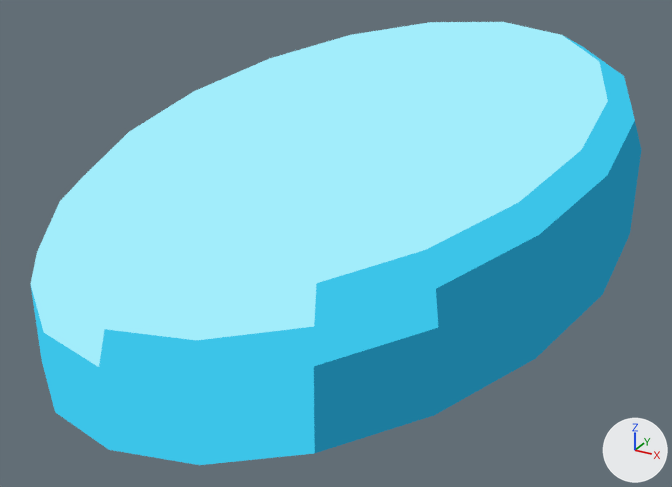
The glTF model Assets/TD2/Screen3D/Kit07/celadon3d/Plate_LatchPad.gltf as it was, and as the next commit left it.
The view is the same before and after, from a 50 mm camera at (0.478, -0.265, 0.472) aimed at (0.145, 0.341, 0.169). The lights are fixed; the arrows at lower right show +X, +Y and +Z. The picture after the commit comes second.

The first picture shows 'Plate_LatchPad_baked'.
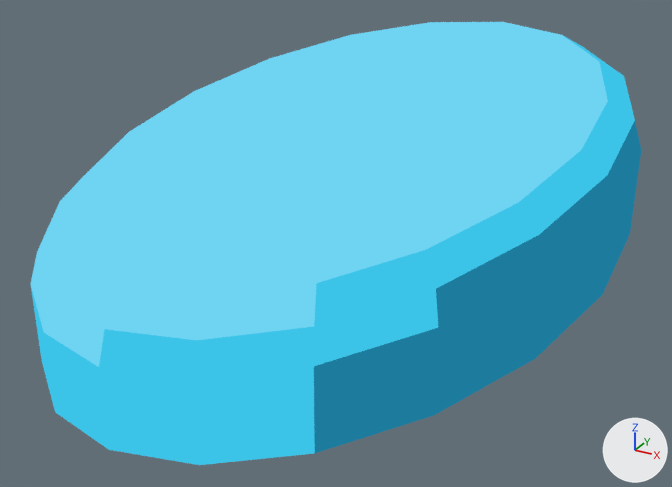
Edits to the bpy script that builds the scene:
```text
Change mat_k07_celadon_link_light:
    where n0 = _N.new('ShaderNodeEmission'); n0.name = 'Emission'
    n0.inputs[0].default_value: (0.361, 0.847, 0.965, 1.0) -> (0.159, 0.651, 0.888, 1.0)  # 'Color', cyan #a2edfb -> 'Color', cyan #6fd3f2
```

What differs and where, as boxes [x1, y1, x2, y2] in the pictures (672 x 487 px):
'Plate_LatchPad_baked', recoloured
    both: [31, 22, 611, 369]
